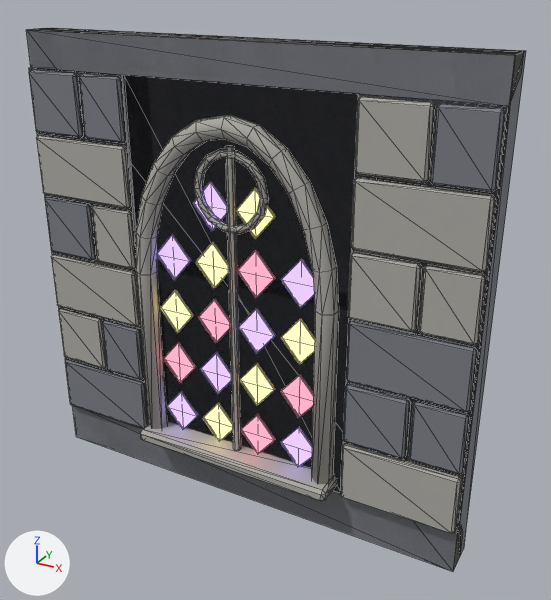
Renders of the glTF model maze3d/kits/crypt/models/wall_cr_arch.glb from each side of a commit.
Before and after are seen from a 50 mm lens placed at (3.05, -4.89, 4.49), pointed at (0.27, 0.16, 1.97). Lighting does not change. The marker at lower left points along +X, +Y and +Z. The picture after the commit comes second. Mesh edges are drawn as thin lines. Vertices at exactly the same position are counted once.

Names of what the first picture shows: 'wall_cr_arch'.
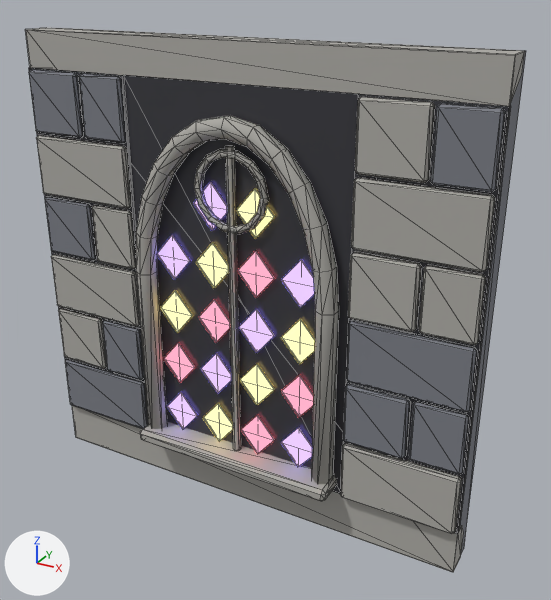
The edits, one by one:
me_wall is used by ob_wall_cr_arch; location (0.0, 0.0, 0.0).
me_wall had 821 vertices, 1464 faces and spanned x -2.0..2.0, y -0.25..0.3, z 0.0..4.0.
me_wall now has 822 vertices, 1464 faces and spans x -2.0..2.0, y -0.25..0.3, z 0.0..4.0.
Part 1, on me_wall:
5 faces are deleted.
1 vertex is added at (-2.0, 0.0, 0.0).
5 new faces join them, mat_stone_light (grey #adaca6).

Pixel boxes (x1, y1, x2, y2) of what changed, in the pictures (551 x 600 px; the box of a moved part takes in the faces that stretch with it):
'wall_cr_arch', reshaped: before (26, 28, 526, 571); after (25, 27, 526, 572)
part 1 of me_wall, moved or reshaped: before (73, 406, 443, 568); after (72, 405, 451, 572)
